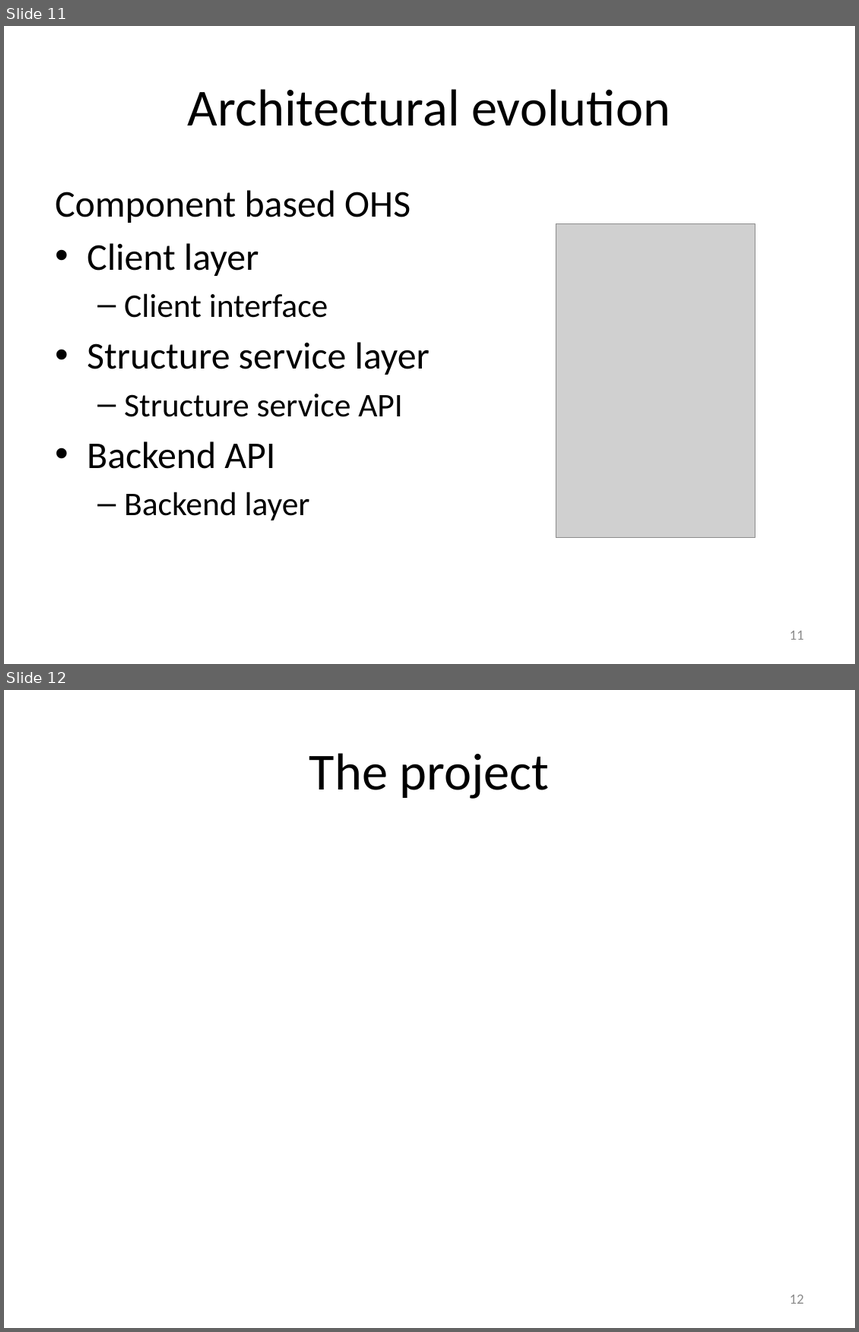
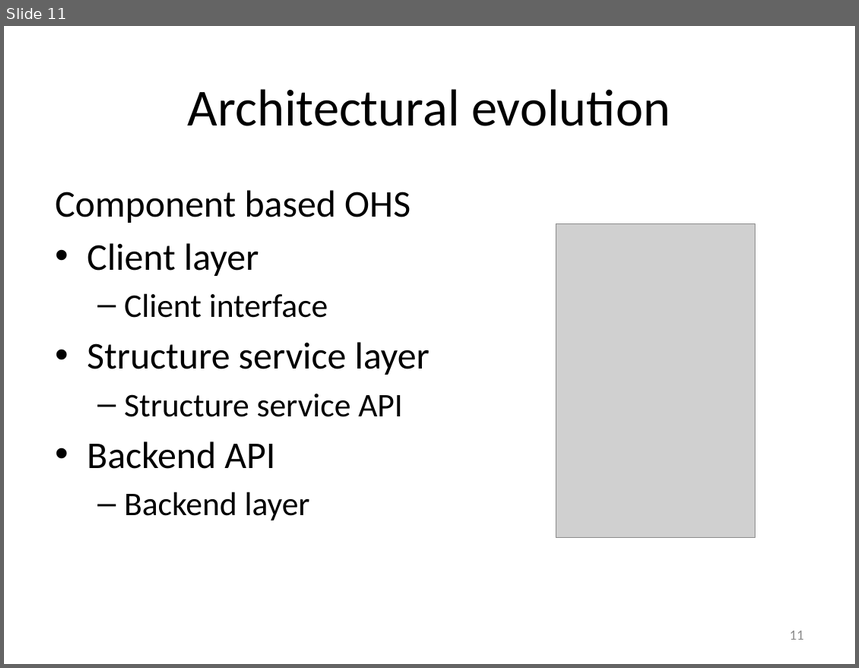
Before and after one commit to isurup/kalle-martin-group, a slide deck: SSE3/MartinPresentation/SSE3_2.pptx. Shown one above the other, each under a label of ours: slides 11 and 12 before the commit, slide 11 after it. The pictures are 859x1332 and 859x668 pixels, drawn with LibreOffice and Linux fonts; fonts in the diff are those of the drawing; grey boxes stand for pictures. Boxes give left, top, right and bottom in pixels: in the first picture for what was removed or moved away, otherwise in the second. Text is boxed around its words. In the diff, an @@ line names an element or a change of style, - is before the commit and + after.

```diff
--- a/SSE3/MartinPresentation/SSE3_2.pptx
+++ b/SSE3/MartinPresentation/SSE3_2.pptx
@@ slide 12 removed at bbox=[4, 690, 855, 1328], background #FFFFFF @@
@@ title removed at bbox=[310, 753, 550, 799] @@
-The project
@@ page number removed at bbox=[790, 1295, 804, 1304] @@
-12
```
Also in this commit, not shown: 4 slides added, 2 other files.
